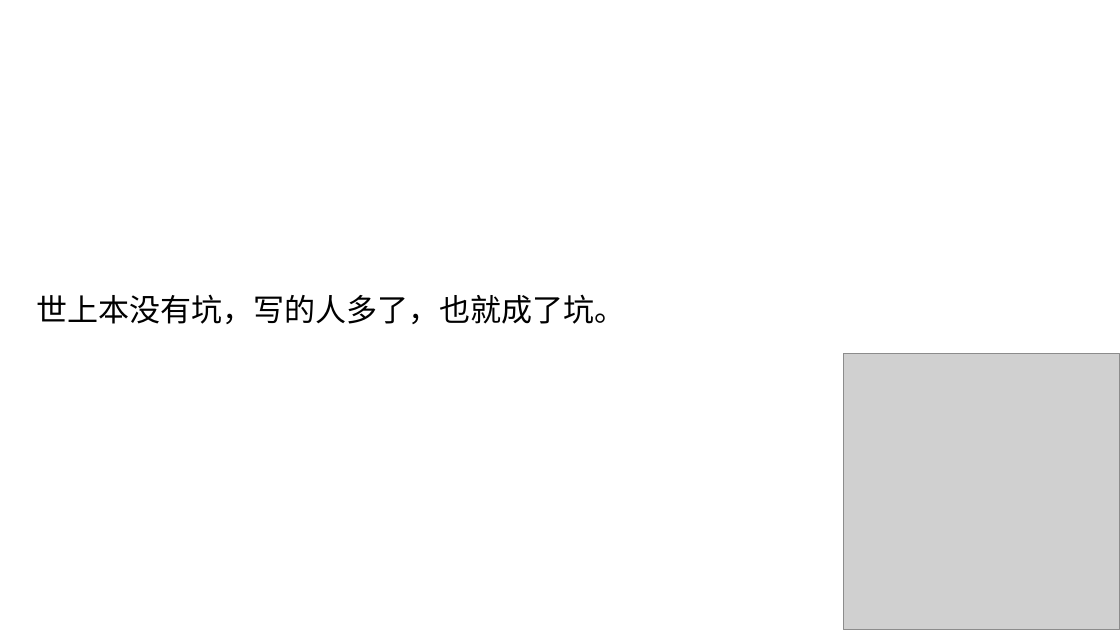
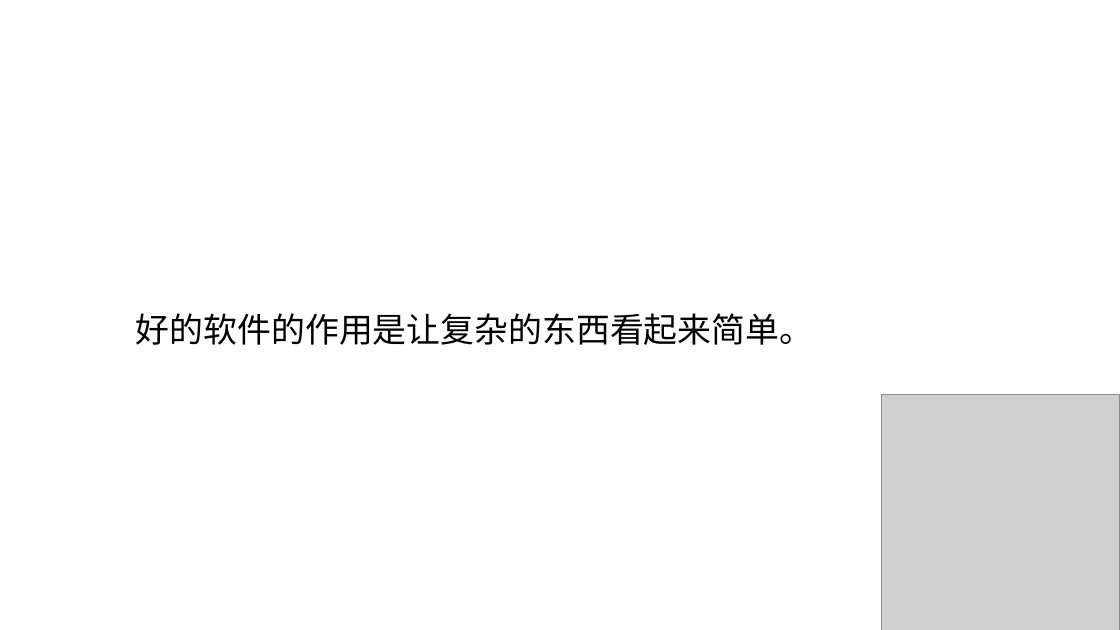
Before and after one commit to huwei365/app_private, a slide deck: slide 1 of 技术分享-胡伟.pptx. Drawn at 1120x630 pixels with LibreOffice and Linux fonts; fonts in the diff are those of the drawing; grey boxes stand for pictures; background and template pictures are left out. Boxes give left, top, right and bottom in pixels: in the first picture for what was removed or moved away, otherwise in the second. Text is boxed around its words. In the diff, an @@ line names an element or a change of style, - is before the commit and + after.

Commit message:
修改首页

```diff
--- a/技术分享-胡伟.pptx
+++ b/技术分享-胡伟.pptx
@@ text at box(136, 313, 813, 345): text changed; size 22 to 24 pt @@
-世上本没有坑，写的人多了，也就成了坑。
+好的软件的作用是让复杂的东西看起来简单。
@@ picture: place and size @@
-picture at box(844, 354, 1120, 630)
+picture at box(882, 395, 1120, 630)
```
